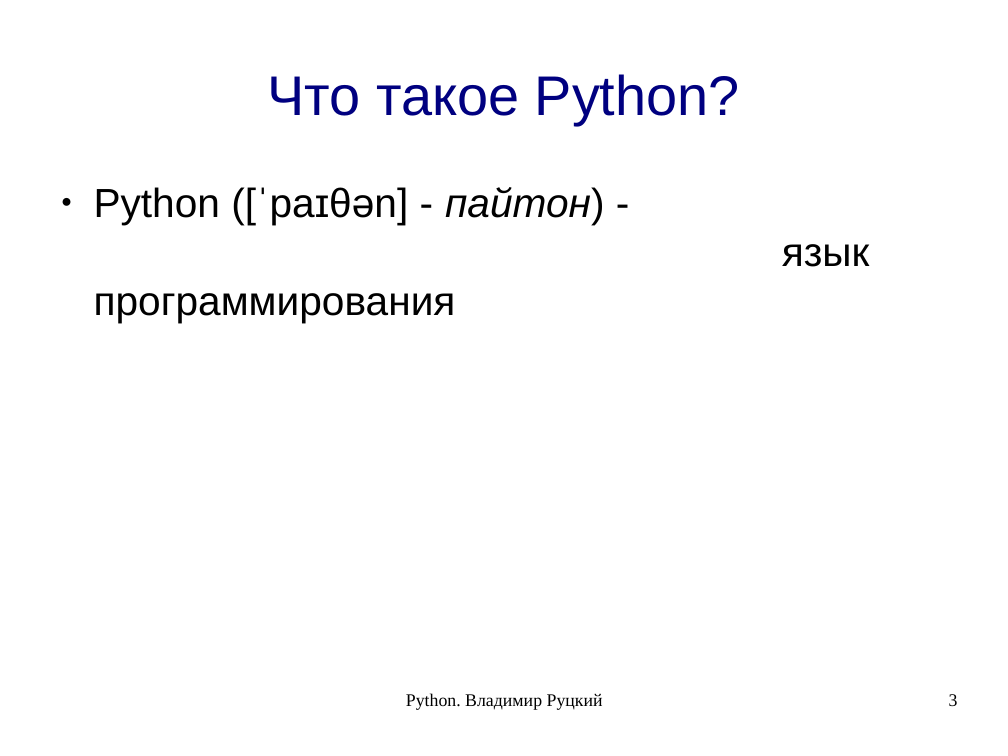
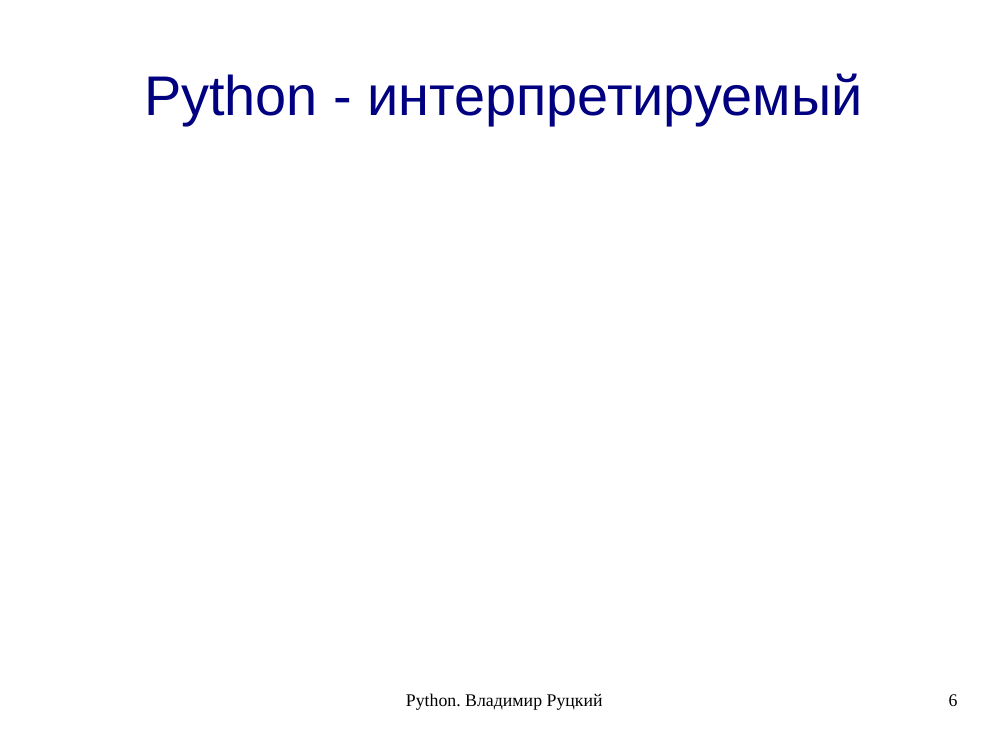
Before and after one commit to rutsky/python-course, a slide deck: slide 6 of 00_introduction.odp (slide 3 before the commit). Drawn at 1008x756 pixels with LibreOffice and Linux fonts; fonts in the diff are those of the drawing. Boxes give left, top, right and bottom in pixels: in the first picture for what was removed or moved away, otherwise in the second. Text is boxed around its words. In the diff, an @@ line names an element or a change of style, - is before the commit and + after.

```diff
--- a/00_introduction.odp
+++ b/00_introduction.odp
@@ title at (x1=144, y1=73, x2=863, y2=125): text changed @@
-Что такое Python?
+Python - интерпретируемый
@@ text removed at (x1=94, y1=187, x2=870, y2=322) @@
-● Python ([ˈpaɪθən] - пайтон) -
-  язык программирования
@@ page number at (x1=949, y1=694, x2=958, y2=706): text changed @@
-3
+6
```
Also in this commit, not shown: 2 other slides changed, 19 slides added, 1 other file.
